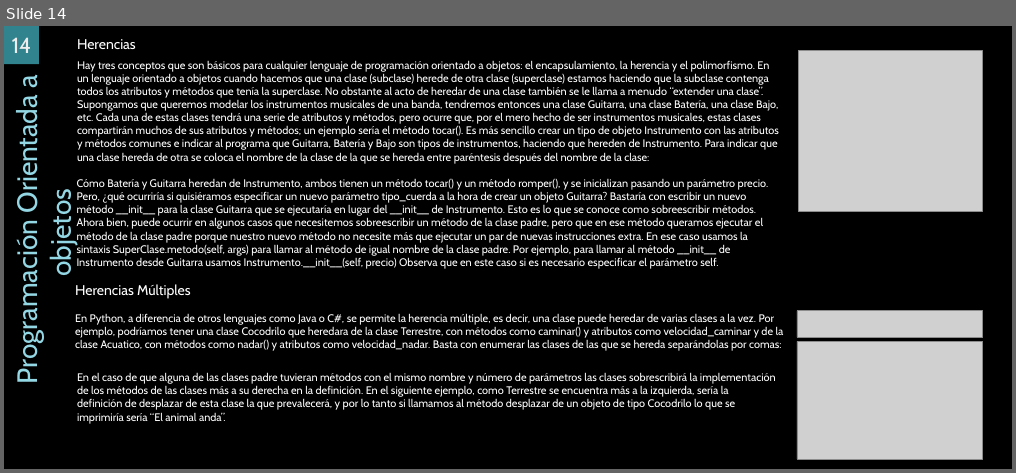
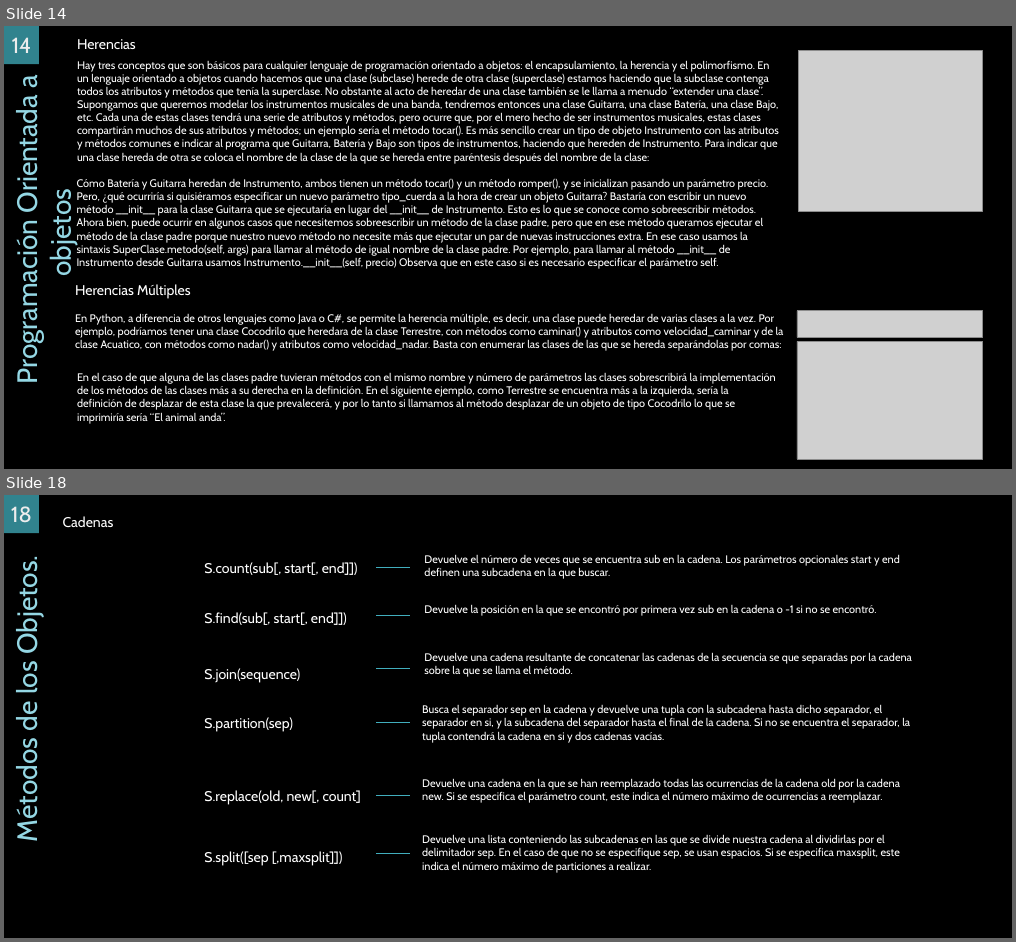
Before and after one commit to ErnestoUrrutia/EDC, a slide deck: PY/Material.pptx. Shown one above the other, each under a label of ours: slide 14 before the commit, slides 14 and 18 after it; the slides between them are not shown. The pictures are 1016x473 and 1016x942 pixels, drawn with LibreOffice and Linux fonts; fonts in the diff are those of the drawing; grey boxes stand for pictures; background and template pictures are left out. Boxes give left, top, right and bottom in pixels: in the first picture for what was removed or moved away, otherwise in the second. Text is boxed around its words. In the diff, an @@ line names an element or a change of style, - is before the commit and + after.

```diff
--- a/PY/Material.pptx
+++ b/PY/Material.pptx
@@ slide 18 added at box(4, 495, 1012, 938), background picture (left out) @@
@@ page number added at box(4, 495, 39, 533), fill #31828E, 28 pt, text gradient #9E9E9E to #EDEDED to #FFFFFF @@
+18
@@ text added at box(63, 516, 114, 527), 18 pt, text #FFFFFF @@
+Cadenas
@@ text added at box(424, 554, 900, 579), 14 pt, text #FFFFFF @@
+Devuelve el número de veces que se encuentra sub en la cadena. Los parámetros opcionales start y end definen una subcadena en la que buscar.
@@ text added at box(10, 565, 44, 839), 36 pt, text #94D7E4 @@
+Métodos de los Objetos.
@@ text added at box(204, 562, 358, 575), 18 pt, text #FFFFFF @@
+S.count(sub[, start[, end]])
@@ line added from (410, 567) to (376, 567), #41AEBD 0.5 pt @@
@@ text added at box(204, 612, 347, 625), 18 pt, text #FFFFFF @@
+S.find(sub[, start[, end]])
@@ text added at box(424, 604, 877, 616), 14 pt, text #FFFFFF @@
+Devuelve la posición en la que se encontró por primera vez sub en la cadena o -1 si no se encontró.
@@ line added from (410, 615) to (376, 615), #41AEBD 0.5 pt @@
@@ text added at box(204, 668, 300, 683), 18 pt, text #FFFFFF @@
+S.join(sequence)
@@ line added from (410, 668) to (376, 668), #41AEBD 0.5 pt @@
@@ text added at box(424, 652, 912, 677), 14 pt, text #FFFFFF @@
+Devuelve una cadena resultante de concatenar las cadenas de la secuencia se que separadas por la cadena sobre la que se llama el método.
@@ text added at box(422, 704, 910, 742), 14 pt, text #FFFFFF @@
+Busca el separador sep en la cadena y devuelve una tupla con la subcadena hasta dicho separador, el separador en si, y la subcadena del separador hasta el final de la cadena. Si no se encuentra el separador, la tupla contendrá la cadena en si y dos cadenas vacías.
@@ text added at box(204, 717, 293, 732), 18 pt, text #FFFFFF @@
+S.partition(sep)
@@ line added from (410, 722) to (376, 722), #41AEBD 0.5 pt @@
@@ text added at box(204, 790, 361, 805), 18 pt, text #FFFFFF @@
+S.replace(old, new[, count]
@@ text added at box(422, 778, 900, 803), 14 pt, text #FFFFFF @@
+Devuelve una cadena en la que se han reemplazado todas las ocurrencias de la cadena old por la cadena new. Si se especifica el parámetro count, este indica el número máximo de ocurrencias a reemplazar.
@@ line added from (410, 795) to (376, 795), #41AEBD 0.5 pt @@
@@ text added at box(204, 851, 343, 866), 18 pt, text #FFFFFF @@
+S.split([sep [,maxsplit]])
@@ line added from (410, 853) to (376, 853), #41AEBD 0.5 pt @@
@@ text added at box(422, 834, 900, 873), 14 pt, text #FFFFFF @@
+Devuelve una lista conteniendo las subcadenas en las que se divide nuestra cadena al dividirlas por el delimitador sep. En el caso de que no se especifique sep, se usan espacios. Si se especifica maxsplit, este indica el número máximo de particiones a realizar.
```
Also in this commit, not shown: 3 slides changed, 11 other slides added, 2 slides removed, 36 other files.
